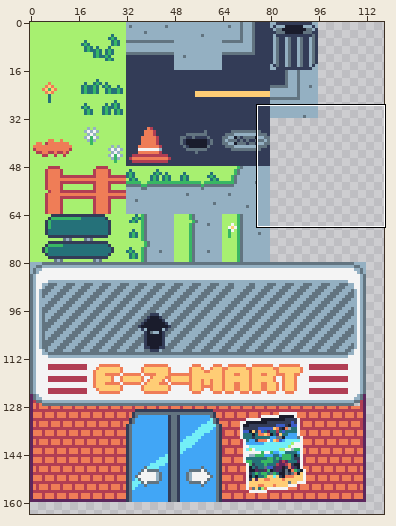
Sprite sheet -- ufo-game/Tilemaps/UFO Tilesheet.png. Above, an overview of the earlier version with the close-up marked.
Close-up. The starting point:
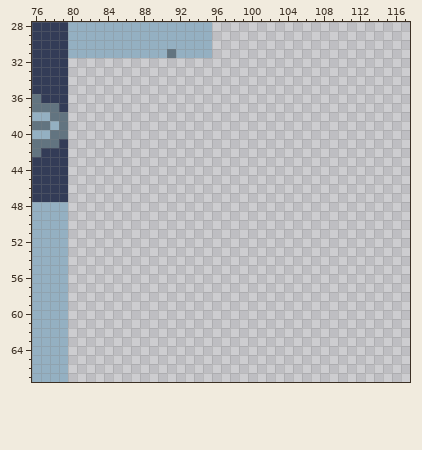
The file is 256x256 pixels. Shown: x 76..117, y 28..67. The wide view leaves out empty margins.
The result:
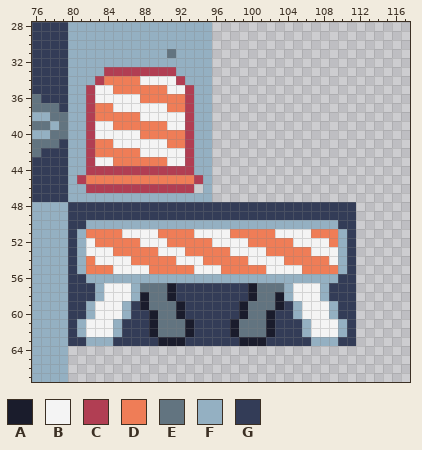
Palette (. is transparent): A #1a1c2c  B #f4f4f4  C #b13e53  D #ef7d57  E #627480  F #94b0c2  G #333c57
From old to new:
Colour A now appears in row 57 at x 91 and 100; in row 58 at x 88, 91, 100 and 103; in row 59 at x 88, 92, 99 and 103; in row 60 at x 89, 92, 99 and 102; in rows 61 to 62 at x 89, 93, 98 and 102; in row 63 at x 90 to 92 and 99 to 101.
Colour B now appears in row 34 at x 88 to 91; in row 35 at x 83 to 84 and 91 to 92; in row 36 at x 83 to 87; in row 37 at x 85 to 90; in row 38 at x 88 to 92; in row 39 at x 83 to 84 and 91 to 92.
Colour B now appears in row 40 at x 83 to 87; in row 41 at x 85 to 90; in row 42 at x 88 to 92; in row 43 at x 83 to 84 and 91 to 92; in row 51 at x 86 to 89, 94 to 97 and 103 to 106; in row 52 at x 82, 88 to 90, 96 to 99 and 105 to 108.
Colour B now appears in row 53 at x 82 to 84, 90 to 92, 98 to 101 and 107 to 109; in row 54 at x 83 to 86, 92 to 94, 100 to 103 and 109; in row 55 at x 85 to 88, 94 to 96 and 102 to 105; in rows 57 to 58 at x 84 to 86 and 105 to 107; in rows 59 to 60 at x 83 to 85 and 106 to 108; in rows 61 to 62 at x 82 to 84 and 107 to 109.
Colour C now appears in row 33 at x 84 to 91; in row 34 at x 83 and 92; in rows 35 to 43 at x 82 and 93; in row 44 at x 82 to 93; in row 45 at x 81 and 94; in row 46 at x 82 to 93.
Colour D now appears in row 34 at x 84 to 87; in row 35 at x 85 to 90; in row 36 at x 88 to 92; in row 37 at x 83 to 84 and 91 to 92; in row 38 at x 83 to 87; in row 39 at x 85 to 90.
Colour D now appears in row 40 at x 88 to 92; in row 41 at x 83 to 84 and 91 to 92; in row 42 at x 83 to 87; in row 43 at x 85 to 90; in row 45 at x 82 to 93; in row 51 at x 82 to 85, 90 to 93, 98 to 102 and 107 to 109.
Colour D now appears in row 52 at x 83 to 87, 91 to 95, 100 to 104 and 109; in row 53 at x 85 to 89, 93 to 97 and 102 to 106; in row 54 at x 82, 87 to 91, 95 to 99 and 104 to 108; in row 55 at x 82 to 84, 89 to 93, 97 to 101 and 106 to 109.
Colour E now appears in row 57 at x 88 to 90 and 101 to 103; in row 58 at x 89 to 90 and 101 to 102; in row 59 at x 89 to 91 and 100 to 102; in row 60 at x 90 to 91 and 100 to 101; in rows 61 to 62 at x 90 to 92 and 99 to 101.
Colour F now appears in row 32 at x 80 to 95; in row 33 at x 80 to 83 and 92 to 95; in row 34 at x 80 to 82 and 93 to 95; in rows 35 to 44 at x 80 to 81 and 94 to 95; in row 45 at x 80 and 95; in row 46 at x 80 to 81 and 95.
Colour F now appears in row 47 at x 80 to 95; in row 50 at x 82 to 109; in rows 51 to 55 at x 81 and 110; in row 56 at x 82 to 109; in rows 57 to 58 at x 83, 87, 104 and 108; in rows 59 to 60 at x 82, 86, 105 and 109.
Colour F now appears in rows 61 to 62 at x 81, 85, 106 and 110; in row 63 at x 82 to 84 and 107 to 109.
Colour G now appears in rows 48 to 49 at x 80 to 111; in row 50 at x 80 to 81 and 110 to 111; in rows 51 to 55 at x 80 and 111; in row 56 at x 80 to 81 and 110 to 111; in rows 57 to 58 at x 80 to 82, 92 to 99 and 109 to 111; in row 59 at x 80 to 81, 87, 93 to 98, 104 and 110 to 111.
Colour G now appears in row 60 at x 80 to 81, 87 to 88, 93 to 98, 103 to 104 and 110 to 111; in rows 61 to 62 at x 80, 86 to 88, 94 to 97, 103 to 105 and 111; in row 63 at x 80 to 81, 85 to 89, 93 to 98, 102 to 106 and 110 to 111.
Boxes around the changes in both close-ups, in picture pixels (x1, y1, x2, y2):
added: (68, 58, 356, 346)
